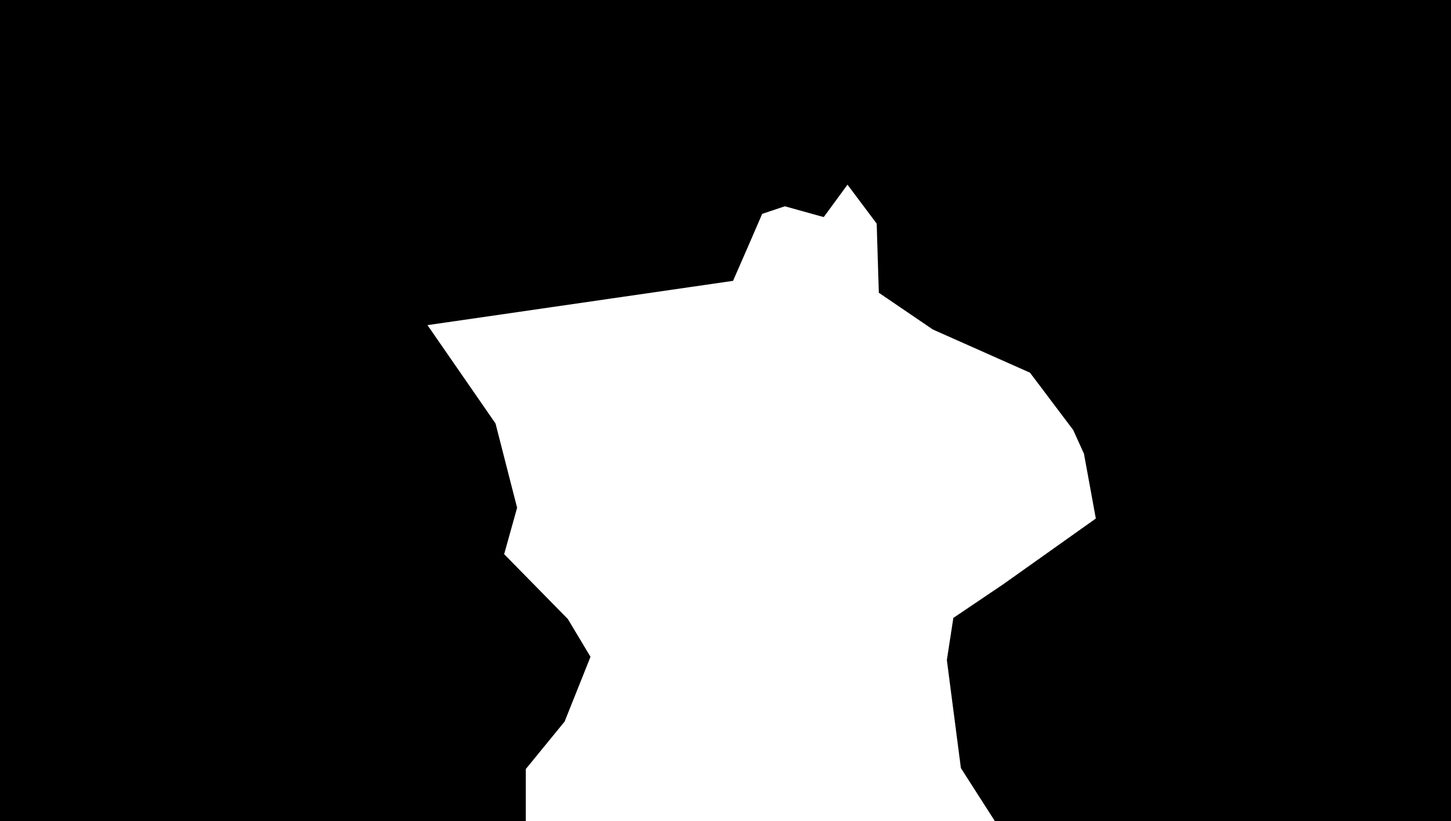
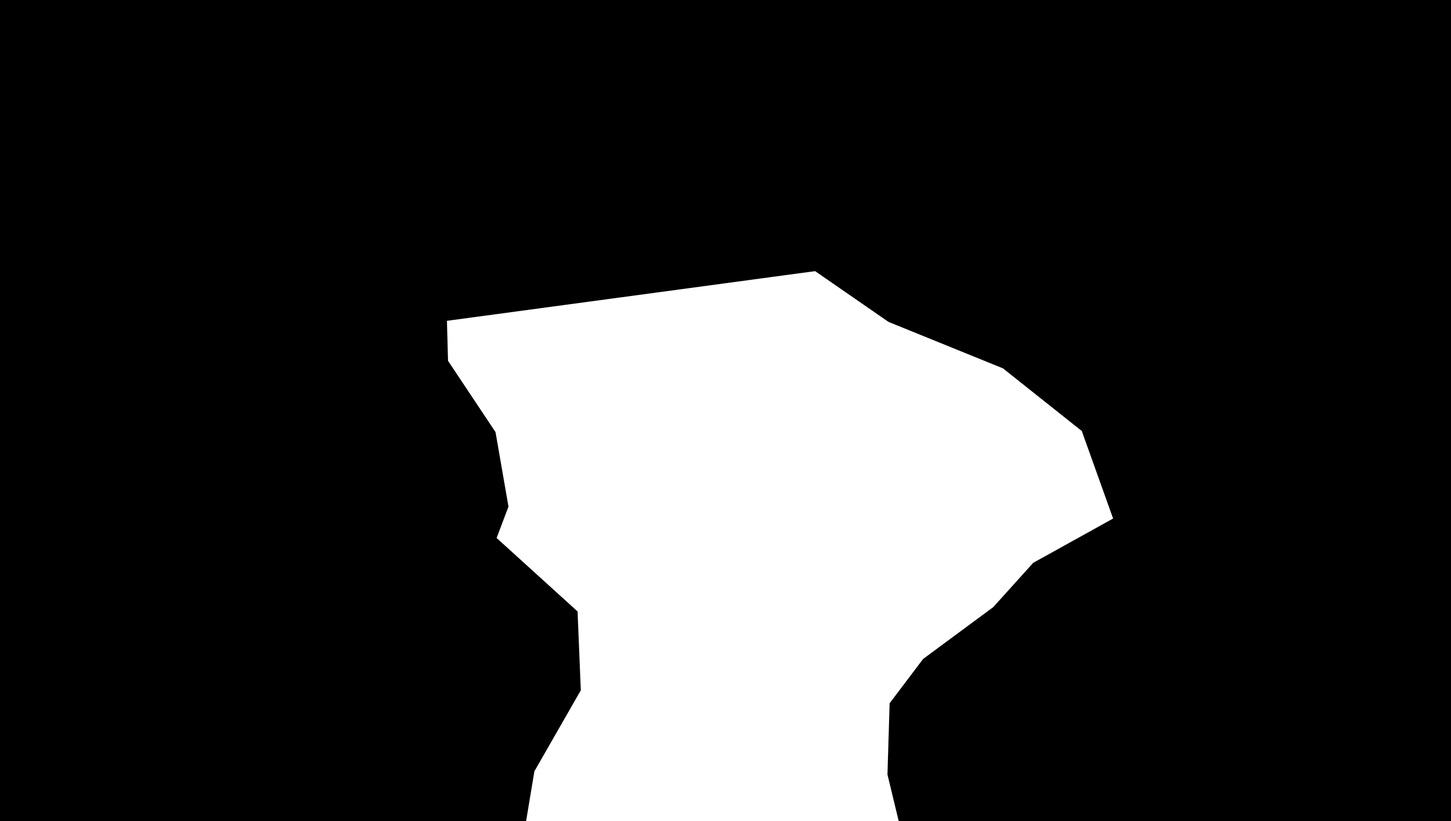
Layered file, before and after one edit (1451px x 821px). Changes by layer:
renamed "01__101__2019-12-12_19-54-27__Driveway.jpg" to "Pasted Layer", painted on it over [427, 184, 1114, 821]
